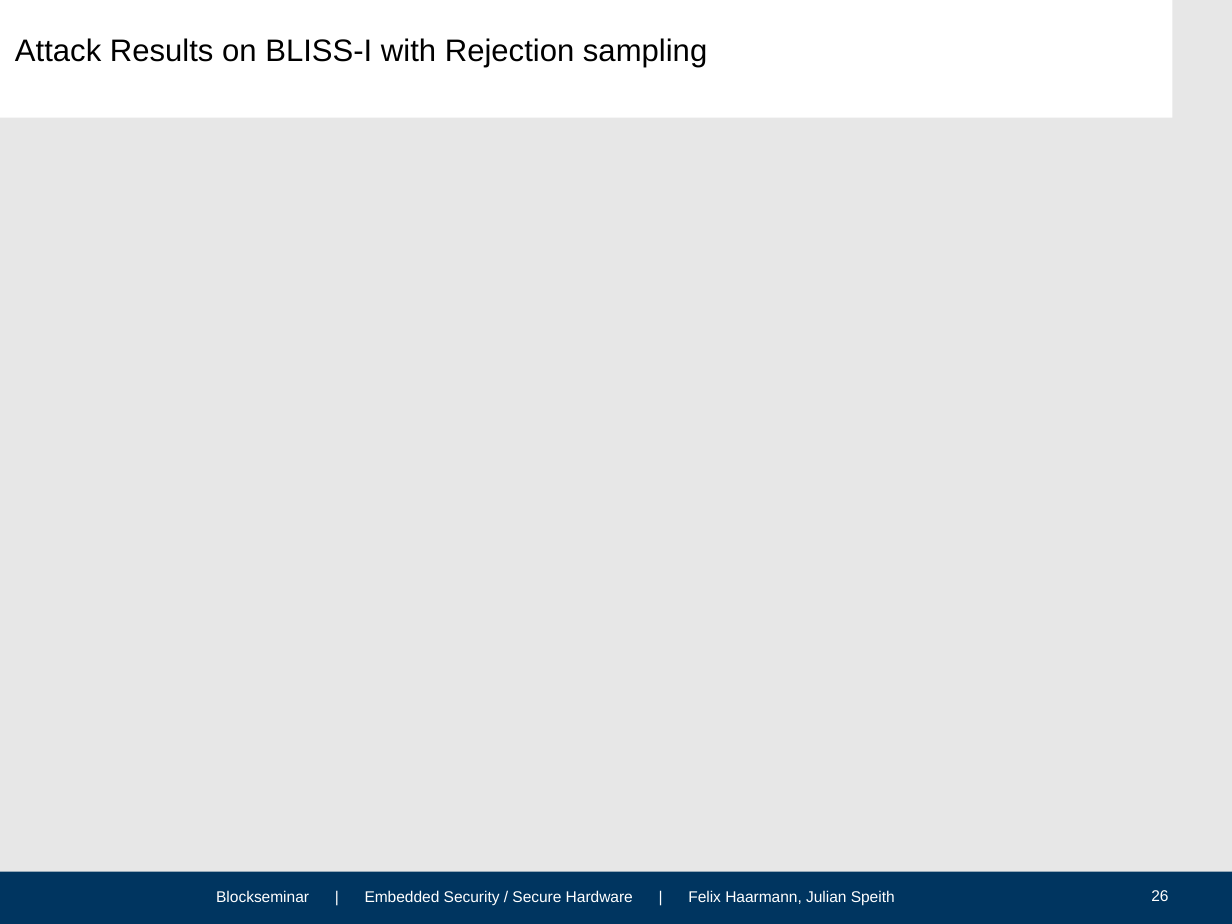
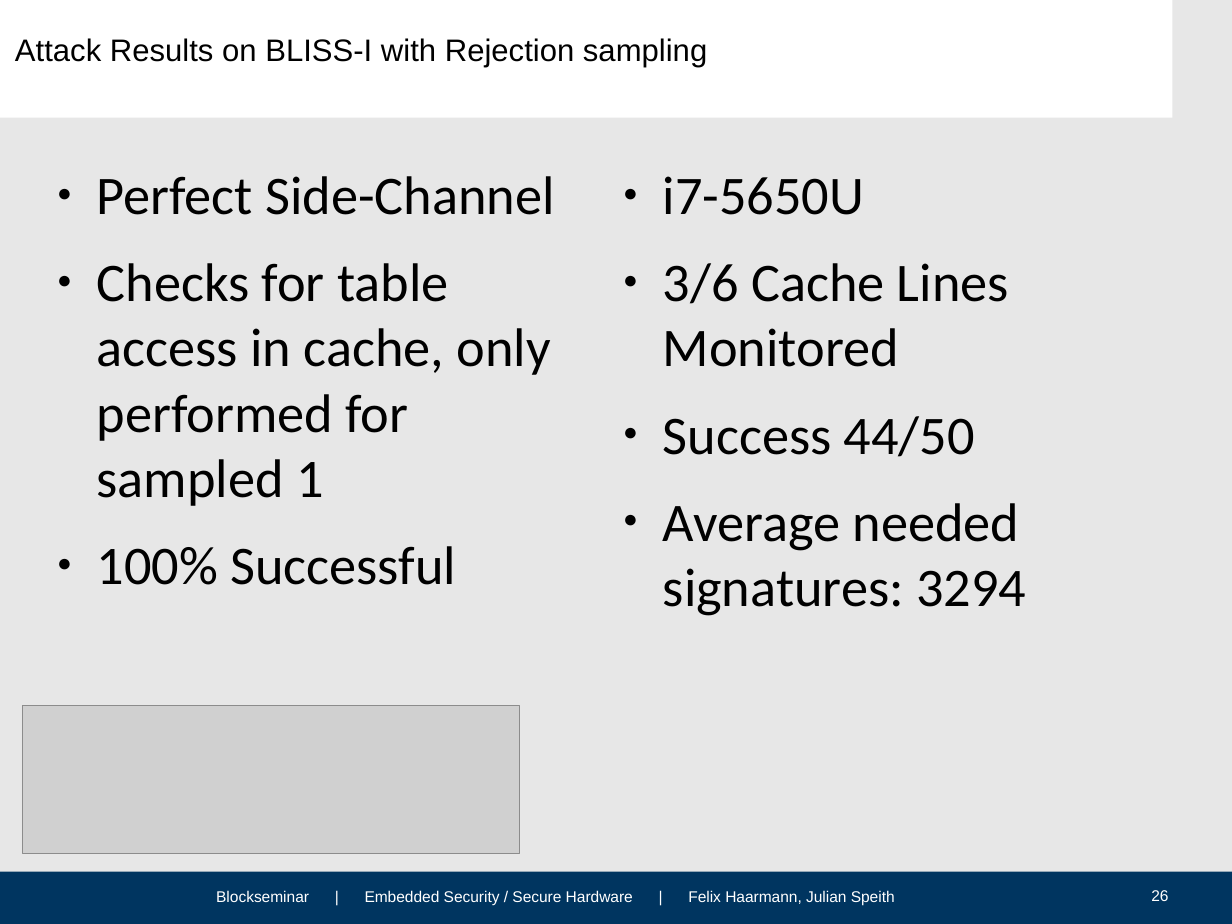
Before and after one commit to HFelixA/emsecseminar, a slide deck: slide 26 of presentation/Felix.odp. Drawn at 1232x924 pixels with LibreOffice and Linux fonts; fonts in the diff are those of the drawing; grey boxes stand for pictures; background and template pictures are left out. Boxes give left, top, right and bottom in pixels: in the first picture for what was removed or moved away, otherwise in the second. Text is boxed around its words. In the diff, an @@ line names an element or a change of style, - is before the commit and + after.

```diff
--- a/presentation/Felix.odp
+++ b/presentation/Felix.odp
@@ text added at bbox=[97, 176, 555, 585], 35 pt, text #000000 @@
+● Perfect Side-Channel
+● Checks for table access in cache, only performed for sampled 1
+● 100% Successful
@@ text added at bbox=[663, 176, 1026, 616], 35 pt, text #000000 @@
+● i7-5650U
+● 3/6 Cache Lines Monitored
+● Success 44/50
+● Average needed signatures: 3294
@@ picture added at bbox=[22, 705, 519, 853] @@
```
Also in this commit, not shown: 4 other slides changed, 3 slides added, 3 slides removed, 2 other files.
